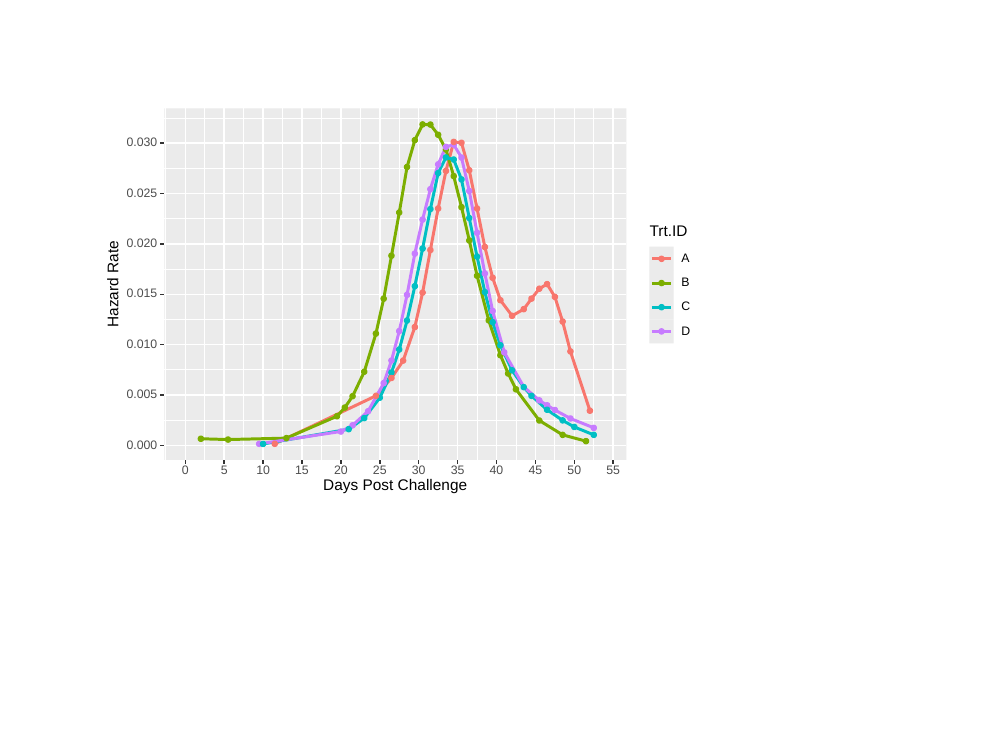
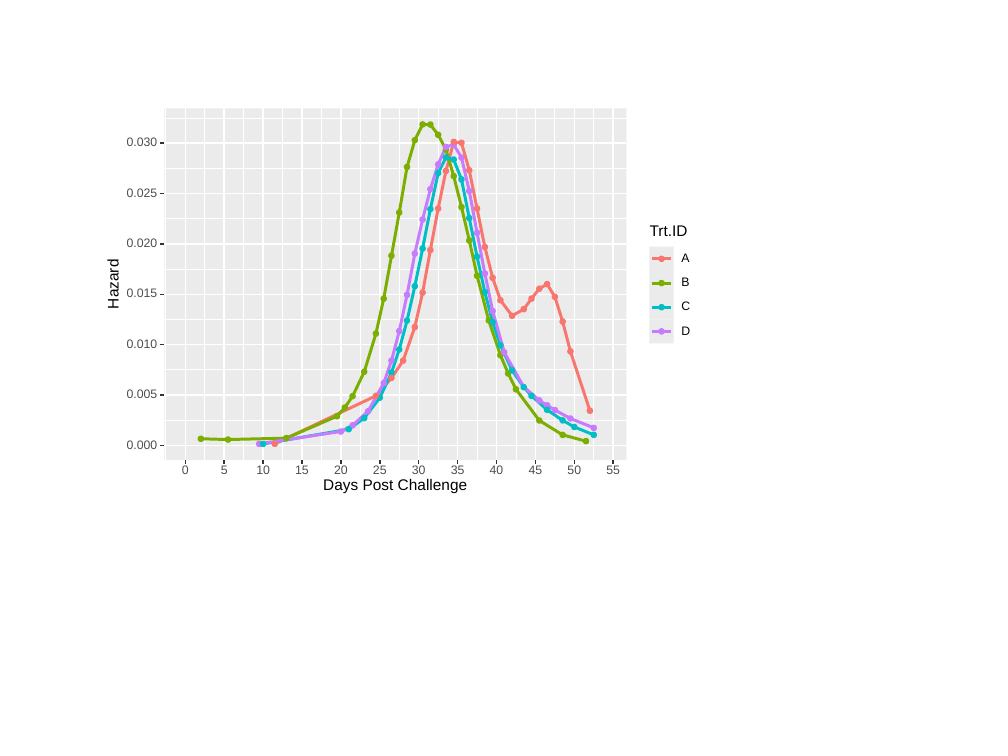
Before and after one commit to sean4andrew/safuncs, a slide deck: slide 1 of vignettes/ONDA_XX-Hazard-Curve.pptx. Drawn at 1008x756 pixels with LibreOffice and Linux fonts; fonts in the diff are those of the drawing. Boxes give left, top, right and bottom in pixels: in the first picture for what was removed or moved away, otherwise in the second. Text is boxed around its words. In the diff, an @@ line names an element or a change of style, - is before the commit and + after.

```diff
--- a/vignettes/ONDA_XX-Hazard-Curve.pptx
+++ b/vignettes/ONDA_XX-Hazard-Curve.pptx
@@ text at (105, 264, 122, 308): text changed @@
-Hazard Rate
+Hazard
```
Also in this commit, not shown: 3 other files.
